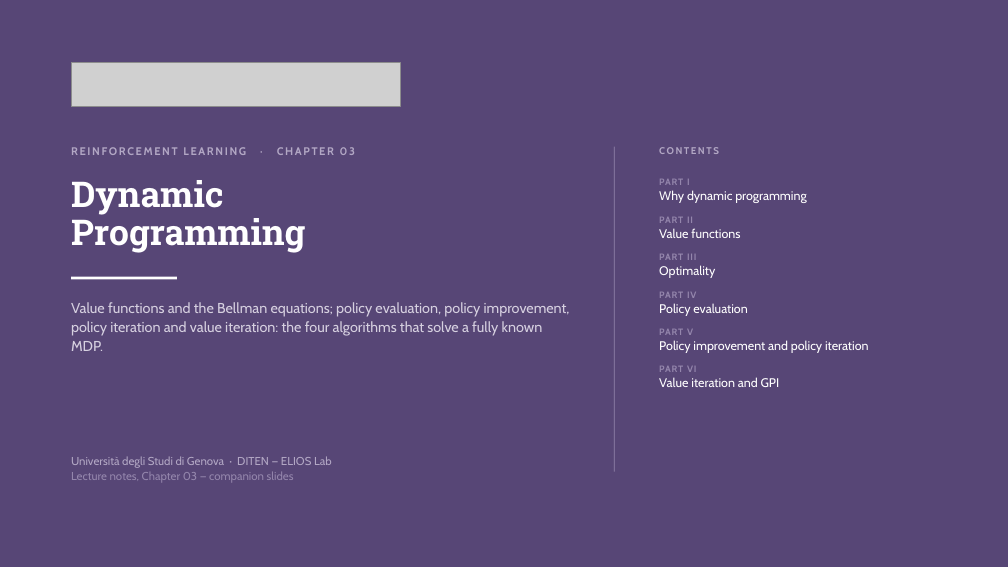
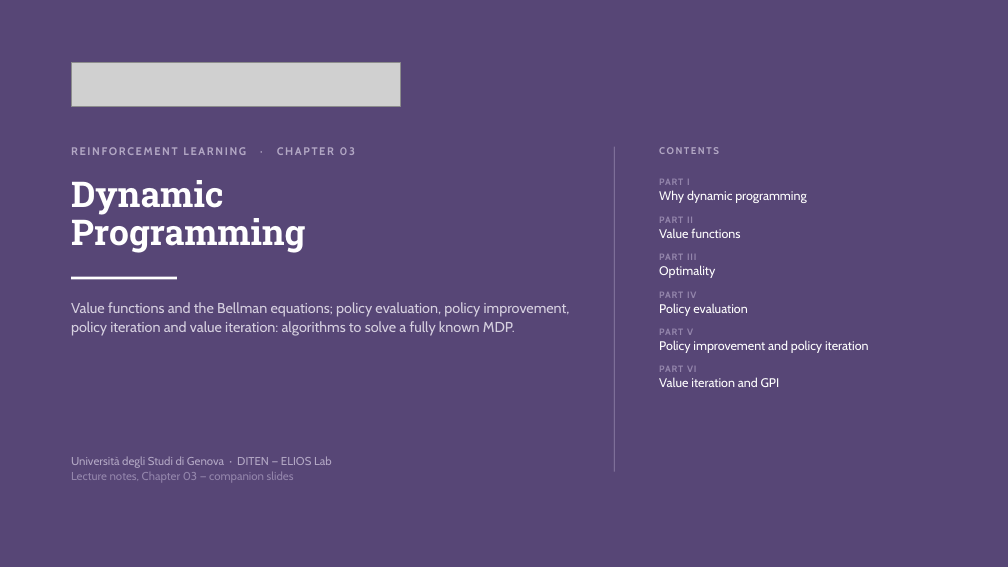
Before and after one commit to riccardoberta/reinforcement-learning, a slide deck: slide 1 of 03 - Dynamic Programming/slides.pptx. Drawn at 1008x567 pixels with LibreOffice and Linux fonts; fonts in the diff are those of the drawing; grey boxes stand for pictures; background and template pictures are left out. Boxes give left, top, right and bottom in pixels: in the first picture for what was removed or moved away, otherwise in the second. Text is boxed around its words. In the diff, an @@ line names an element or a change of style, - is before the commit and + after.

```diff
--- a/03 - Dynamic Programming/slides.pptx
+++ b/03 - Dynamic Programming/slides.pptx
@@ text at <box>71,302,570,336</box>: text changed @@
-Value functions and the Bellman equations; policy evaluation, policy improvement, policy iteration and value iteration: the four algorithms that solve a fully known MDP.
+Value functions and the Bellman equations; policy evaluation, policy improvement, policy iteration and value iteration: algorithms to solve a fully known MDP.
```
Also in this commit, not shown: 14 other slides changed, 40 other files.
